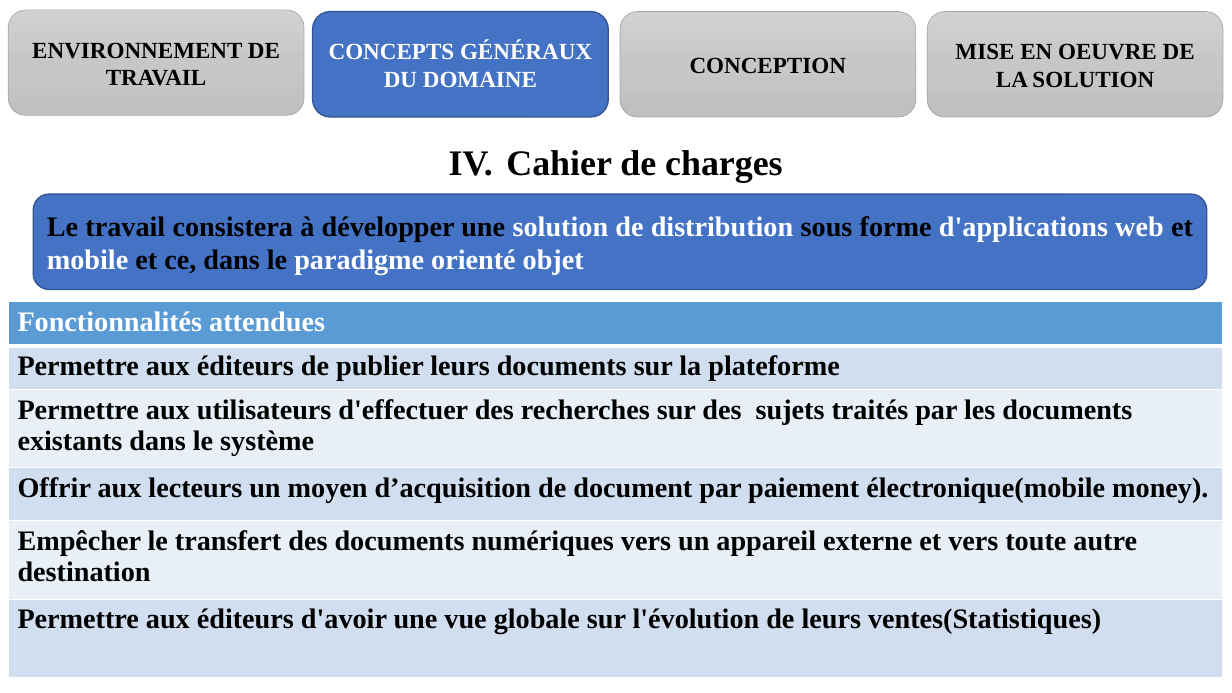
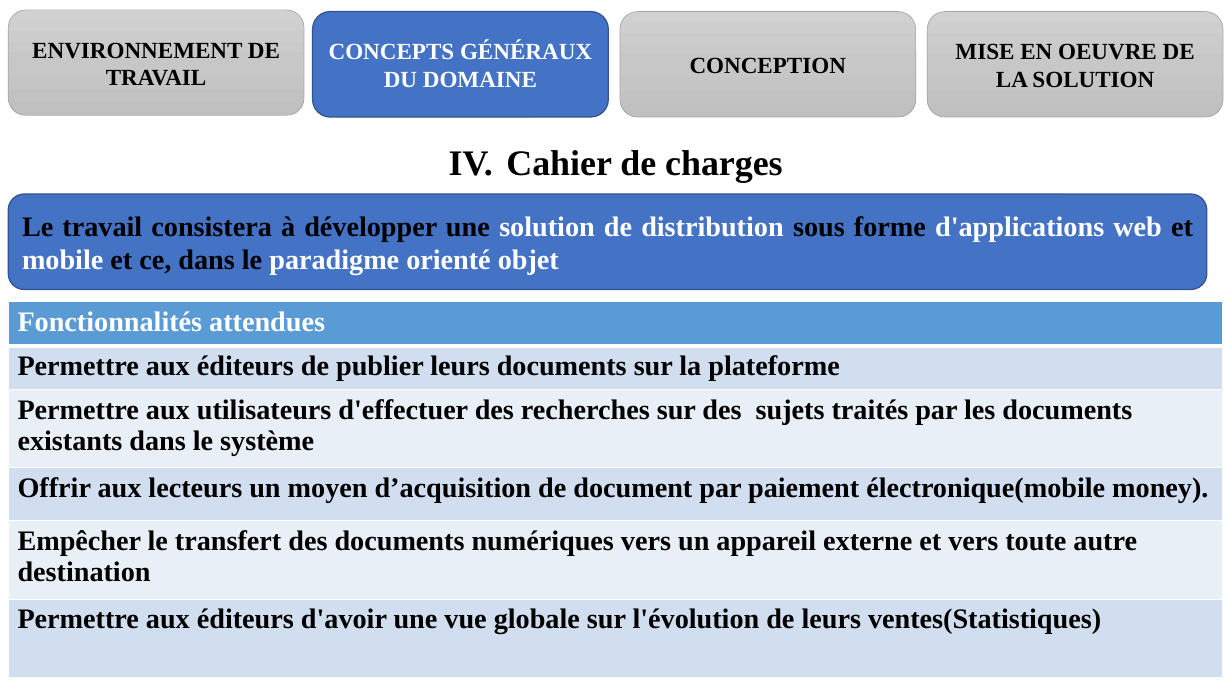
Before and after one commit to melaken/distdocs, a slide deck: slide 13 of Documents/theme/diapo.pptx. Drawn at 1232x693 pixels with LibreOffice and Linux fonts; fonts in the diff are those of the drawing. Boxes give left, top, right and bottom in pixels: in the first picture for what was removed or moved away, otherwise in the second. Text is boxed around its words. In the diff, an @@ line names an element or a change of style, - is before the commit and + after.

```diff
--- a/Documents/theme/diapo.pptx
+++ b/Documents/theme/diapo.pptx
@@ rounded rectangle "Le travail consistera à développer ...": place and size @@
-rounded rectangle "Le travail consistera à développer ..." at bbox=[33, 194, 1207, 289]
+rounded rectangle "Le travail consistera à développer ..." at bbox=[8, 194, 1207, 289]
```
Also in this commit, not shown: 13 other slides changed, 2 other files.
